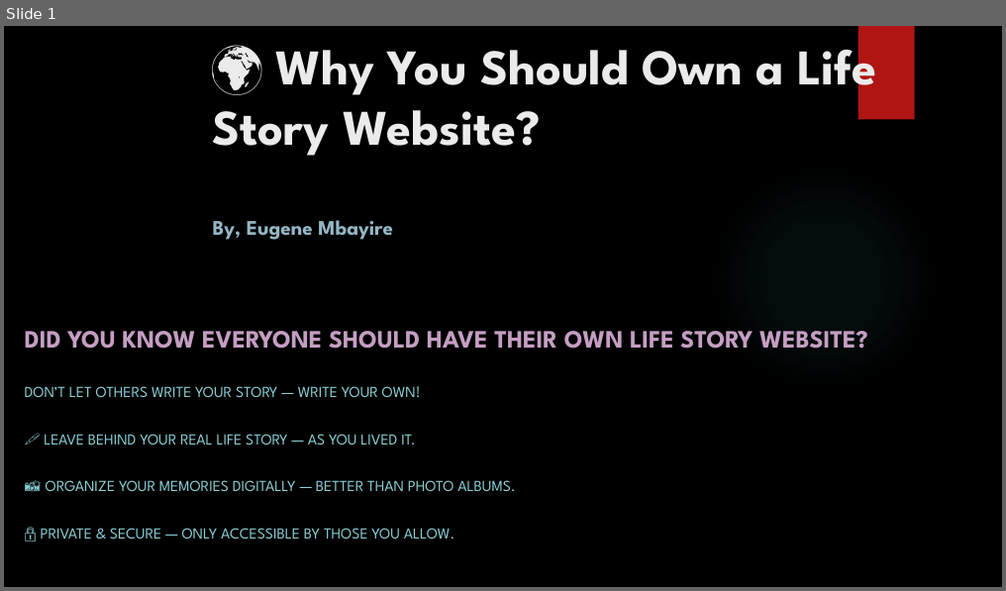
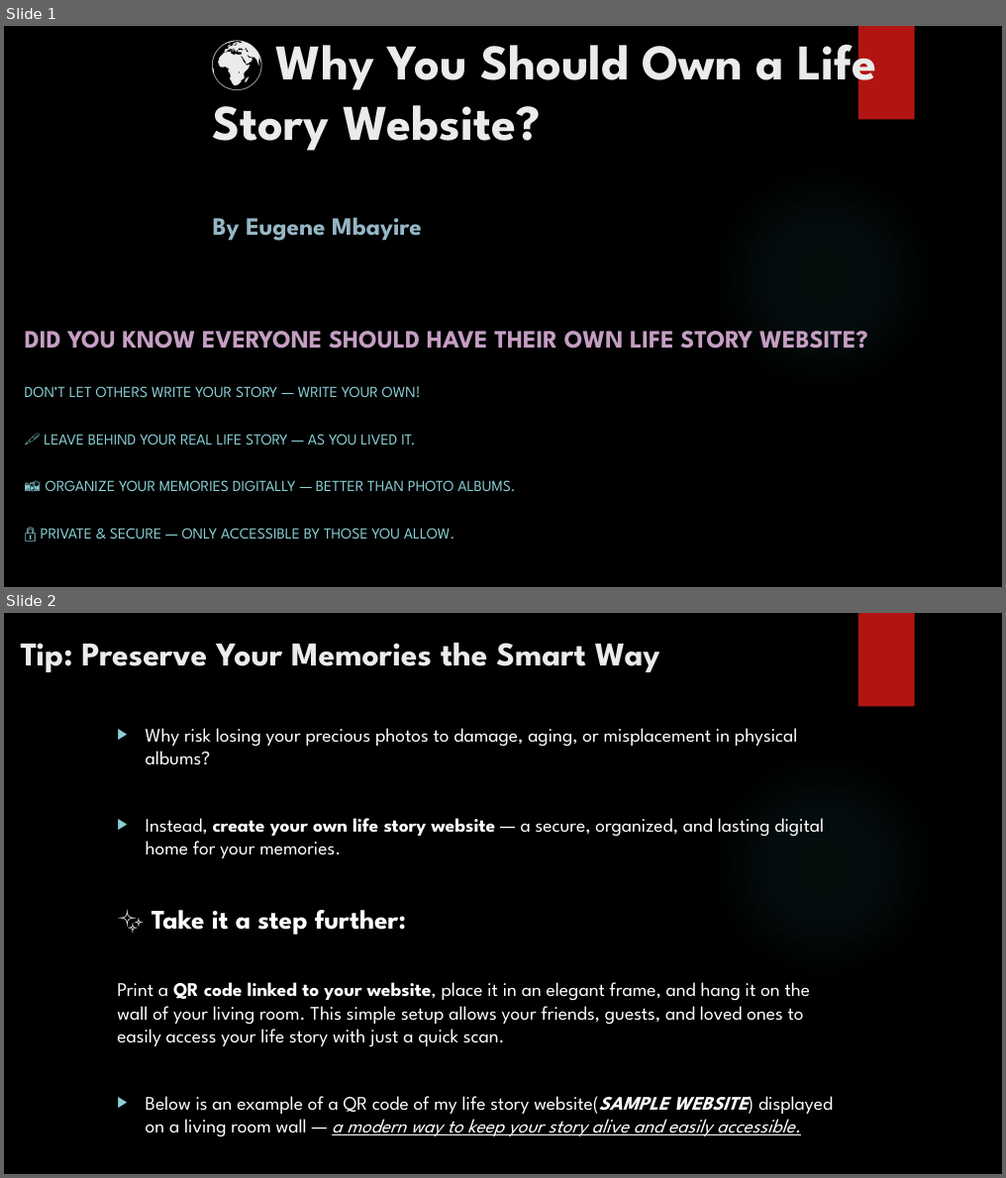
Before and after one commit to Eugene-Mbayire/Eugene_Mbayire_story, a slide deck: documentation/🌍Eugene_life_story_website_sample.pptx. Shown one above the other, each under a label of ours: slide 1 before the commit, slides 1 and 2 after it. The pictures are 1006x591 and 1006x1178 pixels, drawn with LibreOffice and Linux fonts; fonts in the diff are those of the drawing; background and template pictures are left out. Boxes give left, top, right and bottom in pixels: in the first picture for what was removed or moved away, otherwise in the second. Text is boxed around its words. In the diff, an @@ line names an element or a change of style, - is before the commit and + after.

```diff
--- a/documentation/🌍Eugene_life_story_website_sample.pptx
+++ b/documentation/🌍Eugene_life_story_website_sample.pptx
@@ slide 2 added at [4, 613, 1002, 1174], background picture (left out); not listed: 2 template elements that a slide beside it also shows @@
@@ title added at [21, 643, 660, 672], 32 pt, text #EBEBEB, bold @@
+Tip: Preserve Your Memories the Smart Way
@@ text added at [117, 728, 833, 1138], 18.5 pt, text #FFFFFF @@
+▶ Why risk losing your precious photos to damage, aging, or misplacement in physical albums?
+▶ Instead, create your own life story website — a secure, organized, and lasting digital home for your memories.
+✨ Take it a step further:
+Print a QR code linked to your website, place it in an elegant frame, and hang it on the wall of your living room. This simple setup allows your friends, guests, and loved ones to easily access your life story with just a quick scan.
+▶ Below is an example of a QR code of my life story website(SAMPLE WEBSITE) displayed on a living room wall — a modern way to keep your story alive and easily accessible.
@@ slide 1 changed as well @@
@@ title at [213, 30, 877, 241]: text changed @@
-🌍 Why You Should Own a Life Story Website?
-By, Eugene Mbayire
+🌍 Why You Should Own a Life Story Website?
+By Eugene Mbayire
```
Also in this commit, not shown: 3 other slides changed, 1 other slide added.
